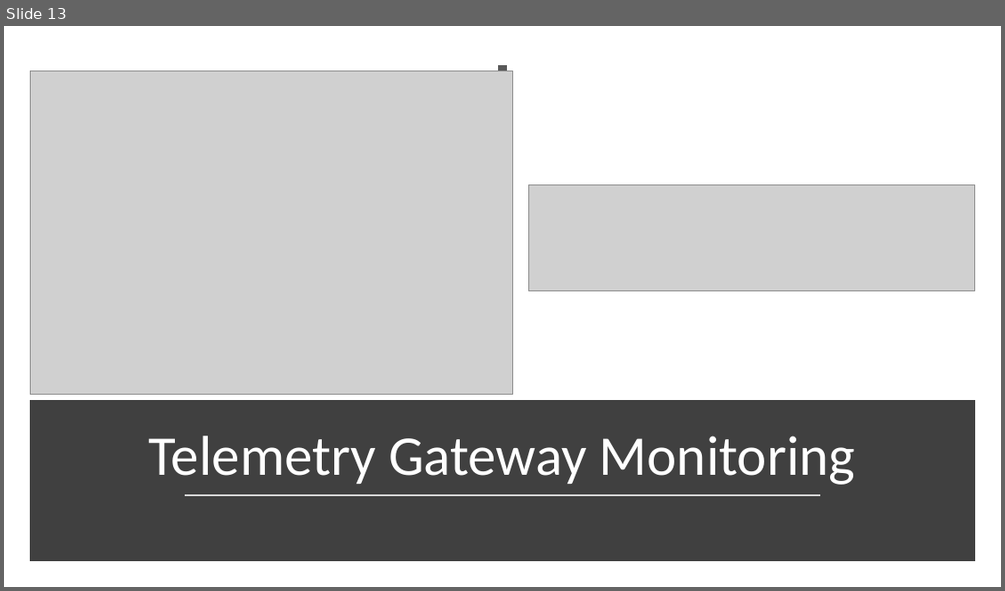
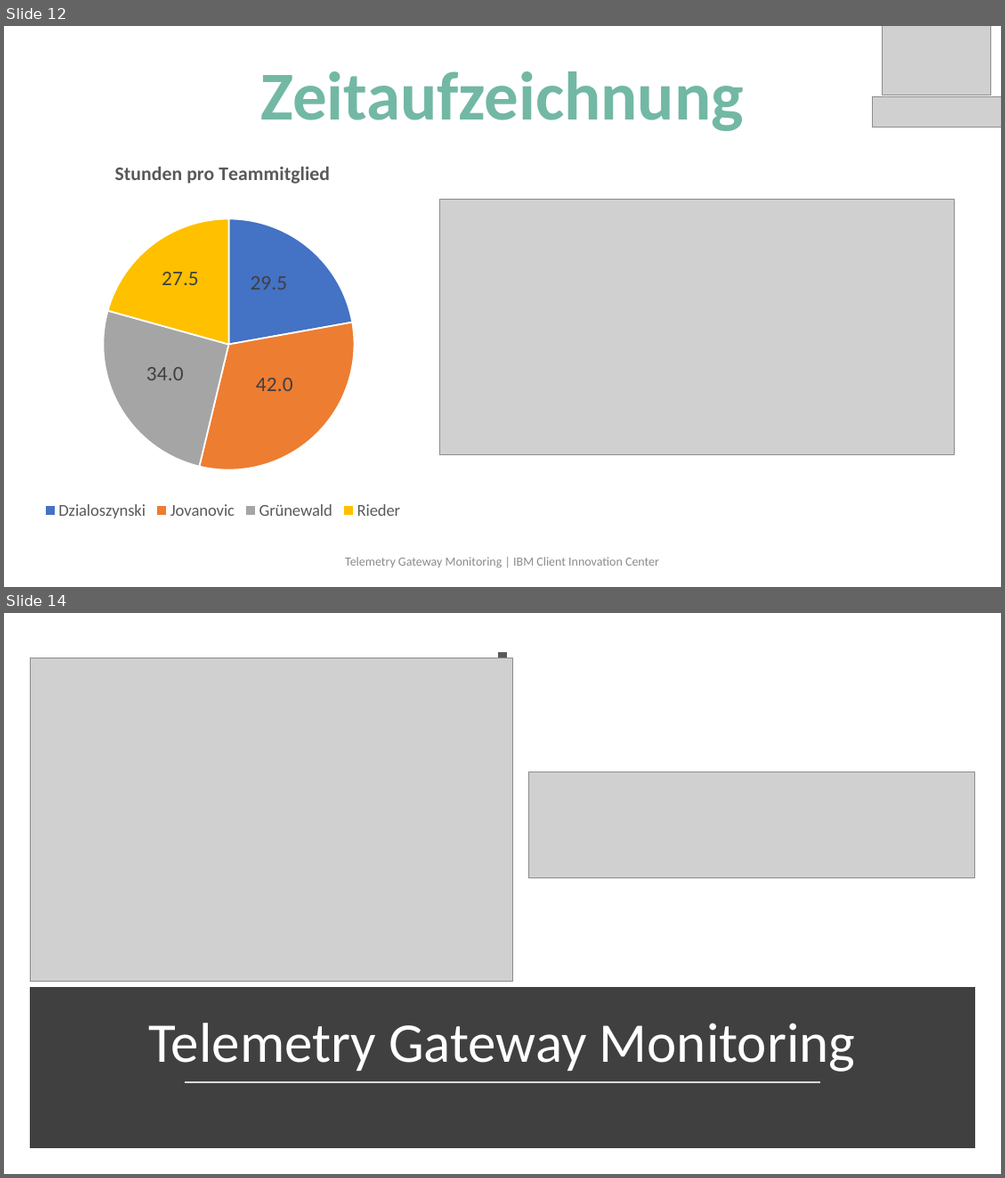
Before and after one commit to telemetry-gateway-monitoring/tgm-ibm, a slide deck: Telemetry Gateway Monitoring.pptx. Shown one above the other, each under a label of ours: slide 13 before the commit, slides 12 and 14 after it; the slides between them are not shown. The pictures are 1005x591 and 1005x1178 pixels, drawn with LibreOffice and Linux fonts; fonts in the diff are those of the drawing; grey boxes stand for pictures. Boxes give left, top, right and bottom in pixels: in the first picture for what was removed or moved away, otherwise in the second. Text is boxed around its words. In the diff, an @@ line names an element or a change of style, - is before the commit and + after.

```diff
--- a/Telemetry Gateway Monitoring.pptx
+++ b/Telemetry Gateway Monitoring.pptx
@@ slide 12 added at box(4, 26, 1001, 587), background #FFFFFF @@
@@ picture added at box(882, 26, 991, 95) @@
@@ text added at box(260, 71, 743, 131), 66 pt, text #72B8A4, bold @@
+Zeitaufzeichnung
@@ picture added at box(872, 97, 1001, 127) @@
@@ pie chart added at box(4, 145, 518, 524) @@
+title "Stunden pro Teammitglied "
+categories: Dzialoszynski, Jovanovic, Grünewald, Rieder
+Series 1: 29.5, 42, 34, 27.5
@@ picture added at box(440, 199, 955, 454) @@
@@ text added at box(345, 556, 659, 568), 12 pt, text #8C8C8C @@
+Telemetry Gateway Monitoring | IBM Client Innovation Center
@@ what was slide 13 is now slide 14 @@
```
Also in this commit, not shown: 3 slides changed.
